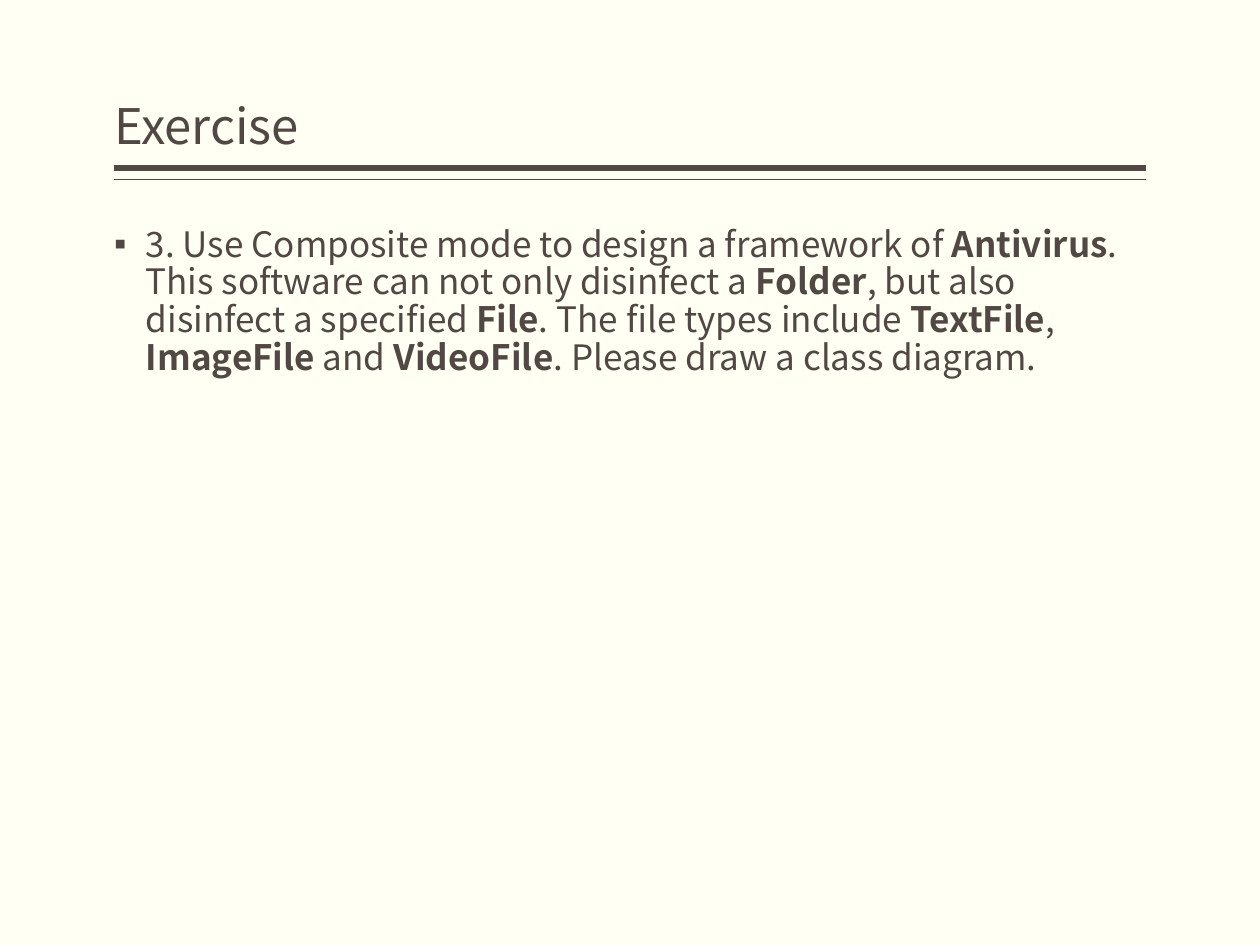
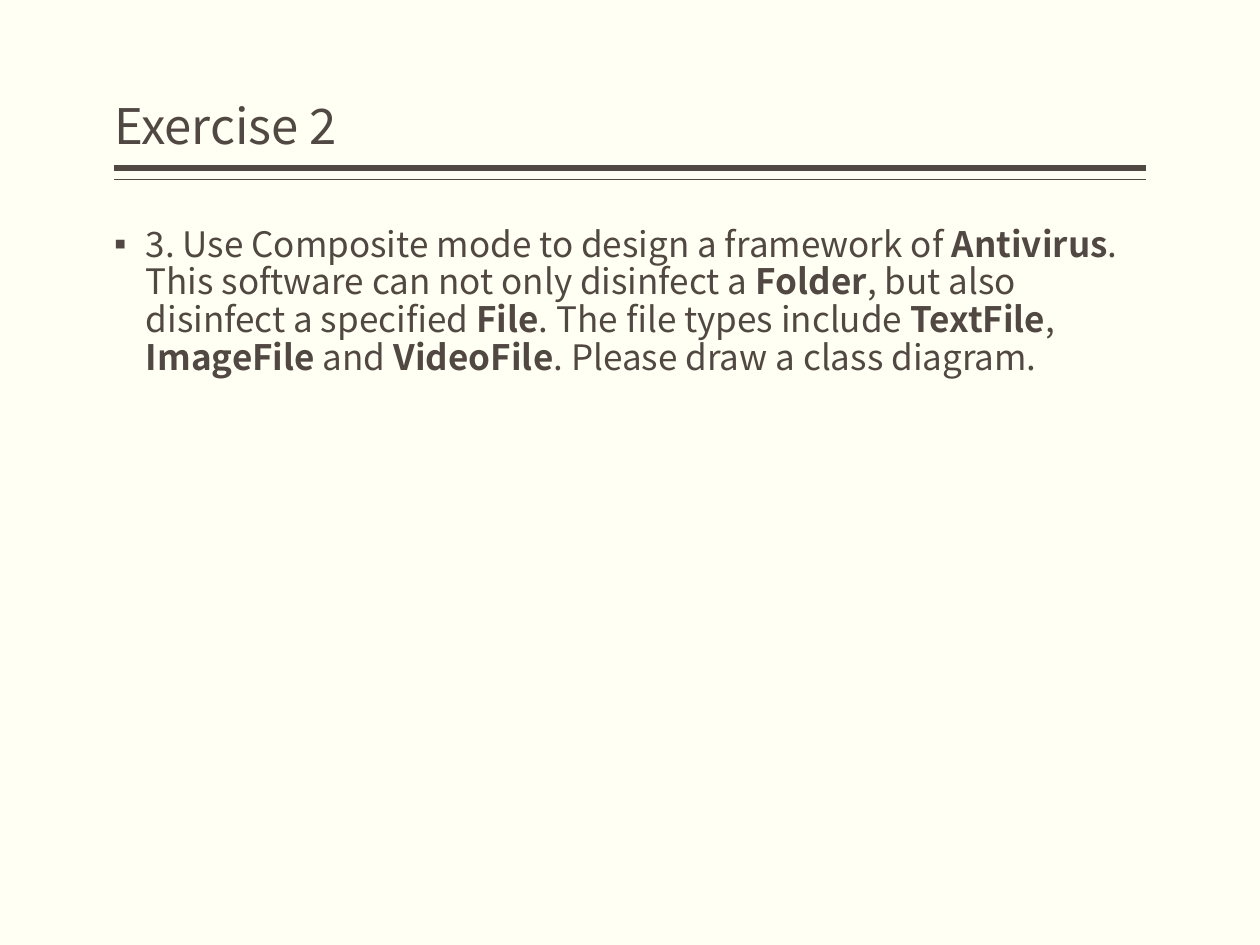
Before and after one commit to bonkboykz/jz81.github.io, a slide deck: slide 6 of course/sa/LectureNotes/(Spring2018)Exercise2-Answer.pptx. Drawn at 1260x945 pixels with LibreOffice and Linux fonts; fonts in the diff are those of the drawing. Boxes give left, top, right and bottom in pixels: in the first picture for what was removed or moved away, otherwise in the second. Text is boxed around its words. In the diff, an @@ line names an element or a change of style, - is before the commit and + after.

```diff
--- a/course/sa/LectureNotes/(Spring2018)Exercise2-Answer.pptx
+++ b/course/sa/LectureNotes/(Spring2018)Exercise2-Answer.pptx
@@ title at (114, 106, 337, 145): text changed @@
-Exercise
+Exercise 2
```
Also in this commit, not shown: 10 other slides changed.
